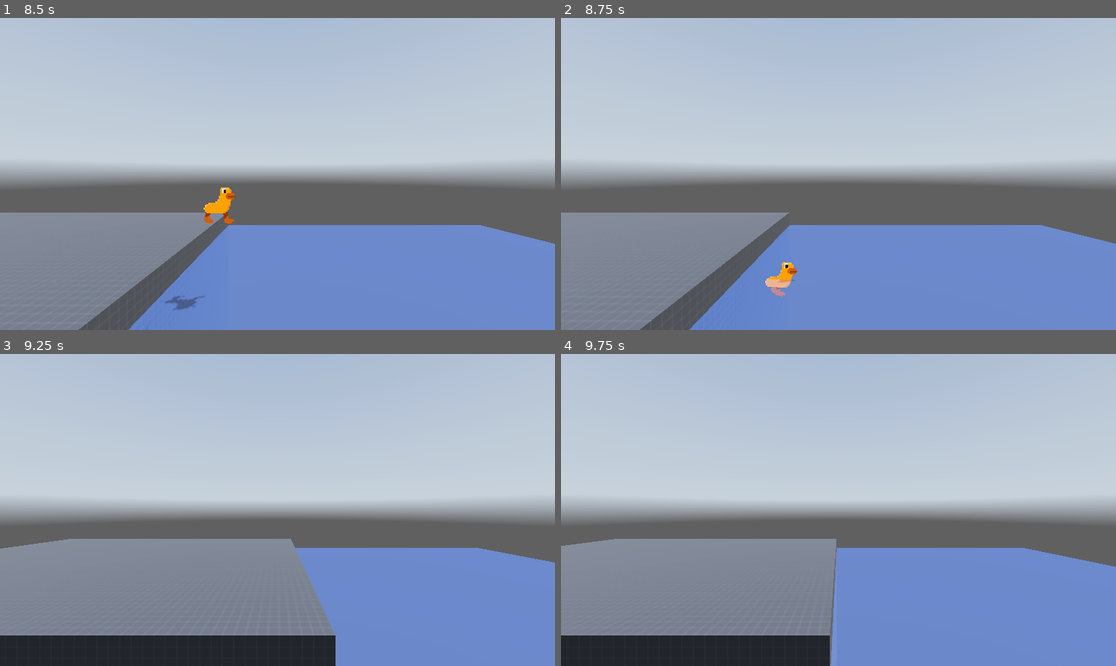
Above: before the commit, frames 1-4 (two rows, left to right).
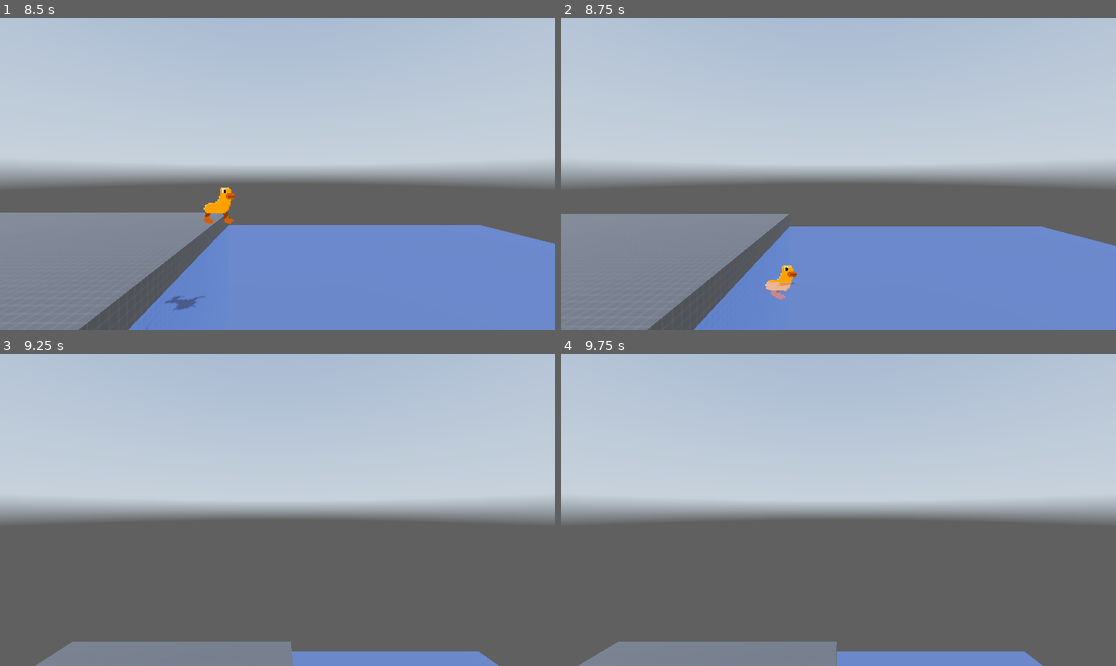
Above: after the commit, the same moments.

Repository: Shuflduf/Orange-Goose-Game
Game: Godot game, scene res://world.tscn
Same seed, same stepped clock (60 frames per second), same inputs: the game is played once before the commit and once after it. A sky picture missing from this copy of the repository is replaced by a grey-blue gradient.
Inputs:
- Up to frame 1 (8.5 s): hold Right (right) 0.53-1.28 s; tap Space (jump) at 0.77, 1.52, 3.02, 3.77, 4.52, 6.02, 6.77, 7.52 s; hold Down (down) 1.28-2.03 s; hold Right (right) 2.03-3.53 s; hold Left (left) 3.53-5.03 s; hold Down (down) 5.03-5.78 s; hold Right (right) 5.78-8.03 s; hold Down (down) from 8.03 s (still down)
- Up to frame 2 (8.75 s): keep holding Down (down)
- Up to frame 3 (9.25 s): release Down (down) at 8.78 s; hold Left (left) from 8.78 s (still down); tap Space (jump) at 9.02 s
- Up to frame 4 (9.75 s): release Left (left) at 9.53 s; hold Right (right) from 9.53 s (still down)

Frame 1 is identical in both runs. In frame 2, 1.2% of the frame differs, in the area x 0-100%, y 62-100%; in frame 3, 38%, in the area x 0-100%, y 59-100%; in frame 4, 37%.

Commit message:
vertical offset supported by water

Diff:
--- a/player.gd
+++ b/player.gd
@@ -29,7 +29,7 @@
 func _physics_process(delta: float) -> void:
 	camera.position.x = default_cam_pos.x + position.x + ahead_offset
 	camera.position.z = default_cam_pos.z + water_offset.y
-	#camera.position
+	camera.position.y = default_cam_pos.y + water_offset.x
 
 	if is_on_floor():
 		jumps = total_jumps
--- a/world.tscn
+++ b/world.tscn
@@ -54,6 +54,7 @@
 size = Vector3(42, 22.4487, 30.1865)
 
 [node name="Player" parent="." instance=ExtResource("3_5b2j6")]
+default_water_offset = Vector2(19.835, 10)
 
 [node name="Node3D" type="Node3D" parent="."]
 transform = Transform3D(1, 0, 0, 0, 1, 0, 0, 0, 1, 21, 0, 0)
